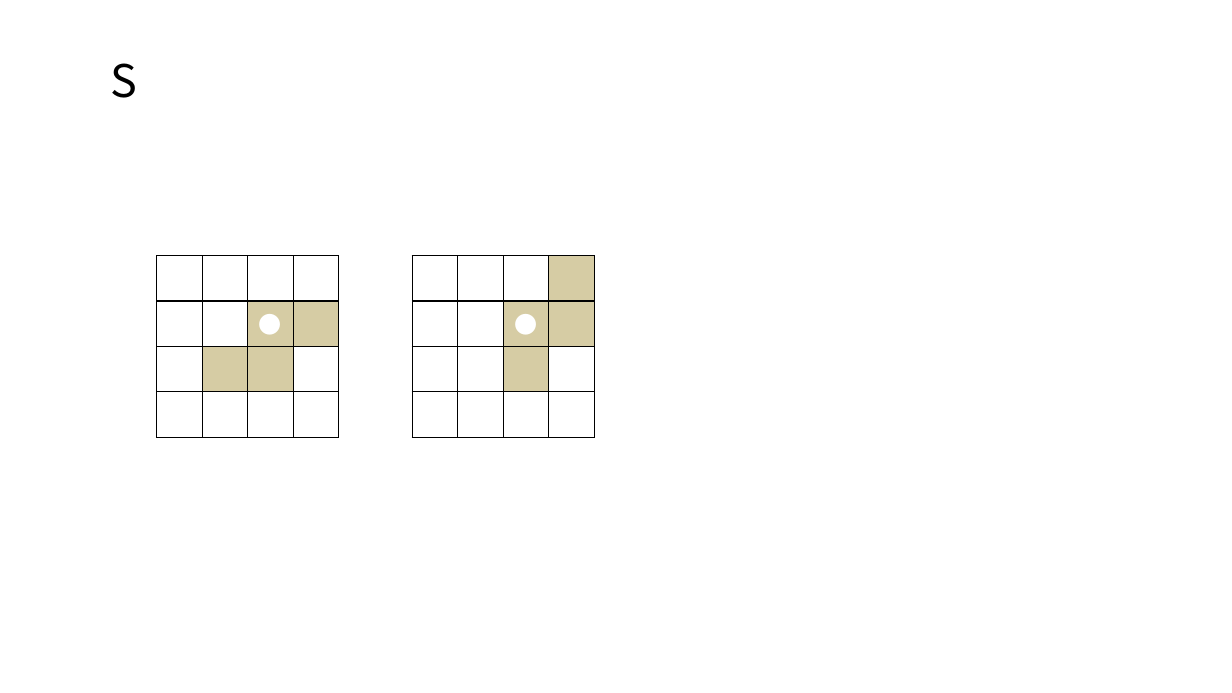
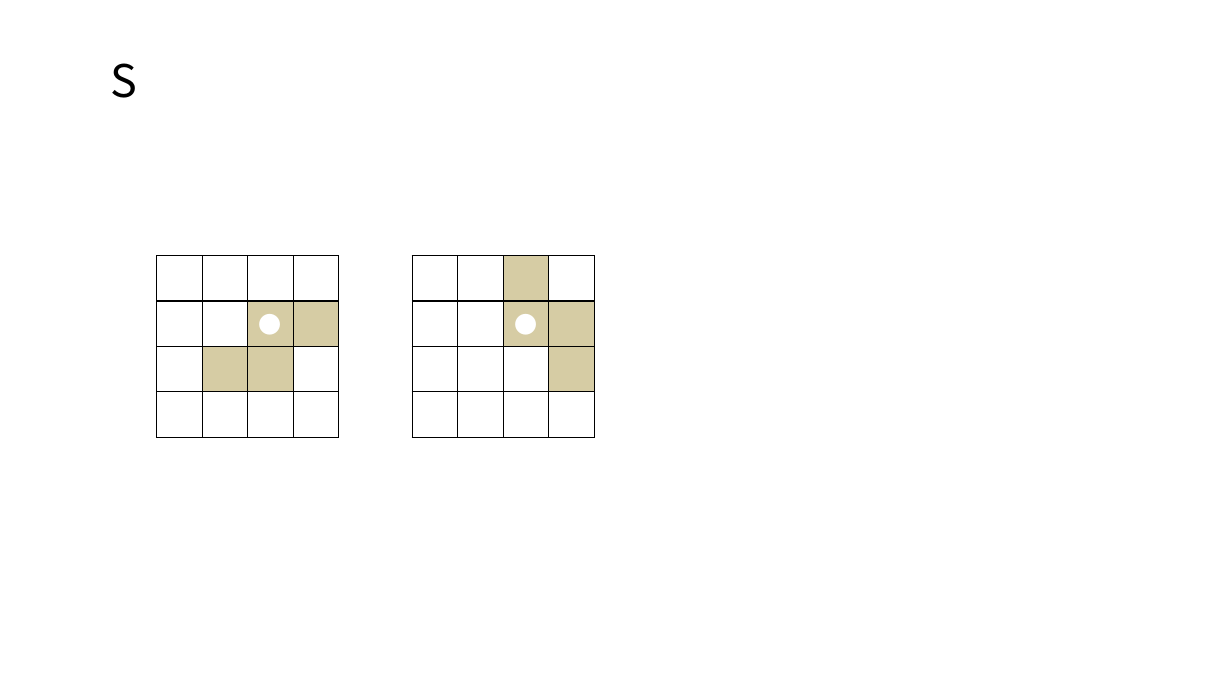
Before and after one commit to fpdjsns/Tetris, a slide deck: slide 8 of Document/Tetris plan.pptx. Drawn at 1232x693 pixels with LibreOffice and Linux fonts; fonts in the diff are those of the drawing. Boxes give left, top, right and bottom in pixels: in the first picture for what was removed or moved away, otherwise in the second. Text is boxed around its words. In the diff, an @@ line names an element or a change of style, - is before the commit and + after.

```diff
--- a/Document/Tetris plan.pptx
+++ b/Document/Tetris plan.pptx
@@ table at bbox=[412, 256, 593, 438] @@
@@ fill #FFFFFF to #D6CCA4 in 2 cells @@
@@ fill #D6CCA4 to #FFFFFF in 2 cells @@
```
Also in this commit, not shown: 3 other slides changed.
